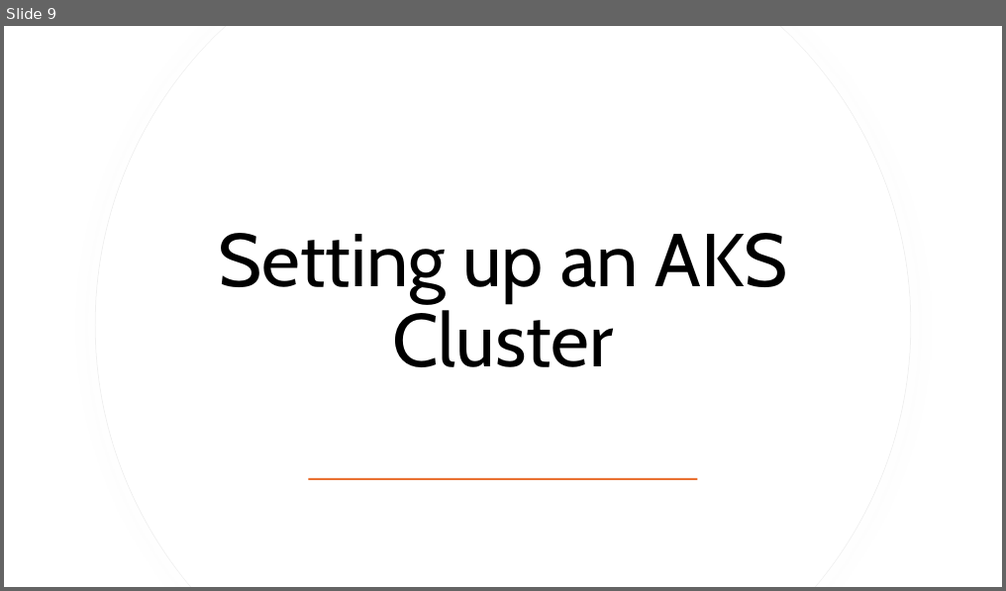
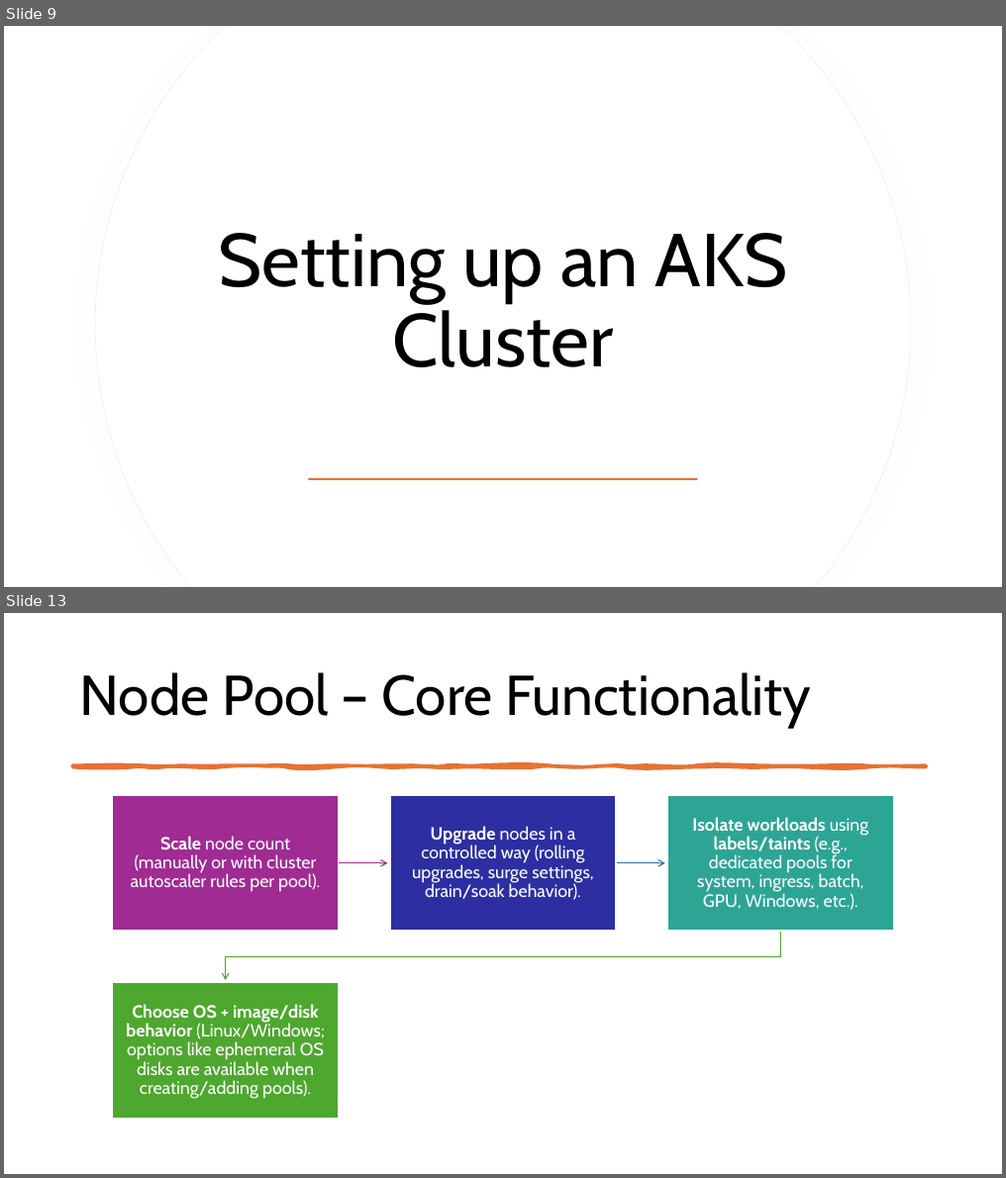
Before and after one commit to fhbilgen/AKSWorkshop, a slide deck: AKS.pptx. Shown one above the other, each under a label of ours: slide 9 before the commit, slides 9 and 13 after it; the slides between them are not shown. The pictures are 1006x591 and 1006x1178 pixels, drawn with LibreOffice and Linux fonts; fonts in the diff are those of the drawing. Boxes give left, top, right and bottom in pixels: in the first picture for what was removed or moved away, otherwise in the second. Text is boxed around its words. In the diff, an @@ line names an element or a change of style, - is before the commit and + after.

```diff
--- a/AKS.pptx
+++ b/AKS.pptx
@@ slide 13 added at [4,613,1002,1174], background #FFFFFF @@
@@ title added at [80,672,811,728], 54 pt, text #000000 @@
+Node Pool – Core Functionality
@@ freeform shape added at [73,765,927,767], fill #E97132, outline #E97132 3.25 pt @@
@@ group added at [113,796,894,1118]: 4 rectangles, 4 texts, 3 freeform shapes @@
+Scale node count (manually or with cluster autoscaler rules per pool).
+Upgrade nodes in a controlled way (rolling upgrades, surge settings, drain/soak behavior).
+Isolate workloads using labels/taints (e.g., dedicated pools for system, ingress, batch, GPU, Windows, etc.).
+Choose OS + image/disk behavior (Linux/Windows; options like ephemeral OS disks are available when creating/adding pools).
```
Also in this commit, not shown: 1 slide changed, 7 other slides added.
